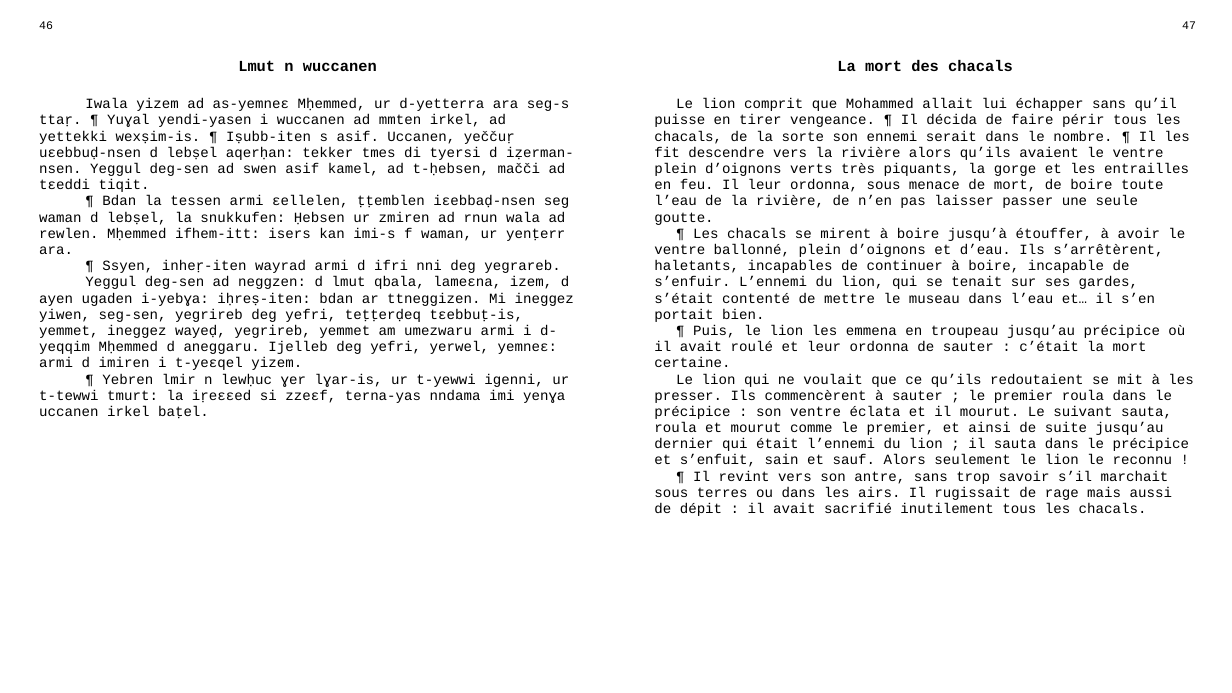
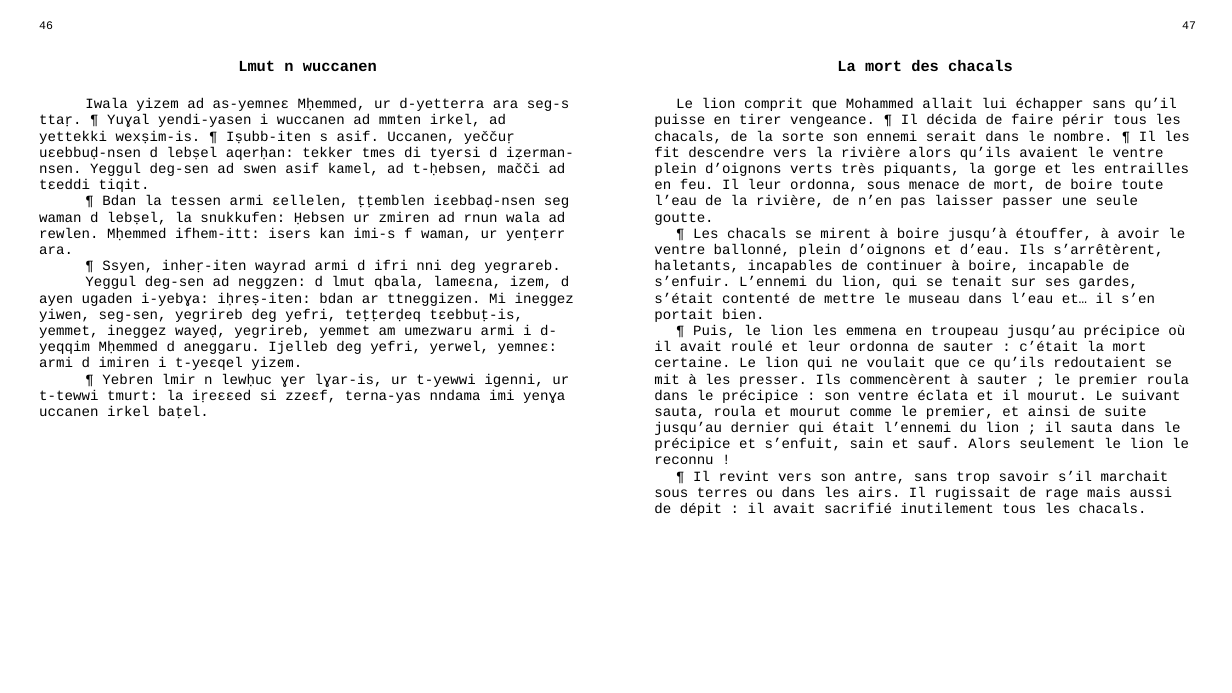
Before and after one commit to sferhah/tamacahut_n_wuccen, a slide deck: slide 17 of Uccen.ConsoleApp/uccen.pptx. Drawn at 1232x693 pixels with LibreOffice and Linux fonts; fonts in the diff are those of the drawing. Boxes give left, top, right and bottom in pixels: in the first picture for what was removed or moved away, otherwise in the second. Text is boxed around its words. In the diff, an @@ line names an element or a change of style, - is before the commit and + after.

```diff
--- a/Uccen.ConsoleApp/uccen.pptx
+++ b/Uccen.ConsoleApp/uccen.pptx
@@ table at box(30, 15, 1205, 668) @@
-row 3, column 3: Le lion comprit que Mohammed allait lui échapper sans qu’il puisse en tirer vengeance. ¶ Il décida de faire périr tous les chacals, de la sorte son ennemi serait dans le nombre. ¶ Il les fit descendre vers la rivière alors qu’ils avaient le ventre plein d’oignons verts très piquants, la gorge et les entrailles en feu. Il leur ordonna, sous menace de mort, de boire toute l’eau de la rivière, de n’en pas laisser passer une seule goutte. / ¶ Les chacals se mirent à boire jusqu’à étouffer, à avoir le ventre ballonné, plein d’oignons et d’eau. Ils s’arrêtèrent, haletants, incapables de continuer à boire, incapable de s’enfuir. L’ennemi du lion, qui se tenait sur ses gardes, s’était contenté de mettre le museau dans l’eau et… il s’en portait bien. / ¶ Puis, le lion les emmena en troupeau jusqu’au précipice où il avait roulé et leur ordonna de sauter : c’était la mort certaine. / Le lion qui ne voulait que ce qu’ils redoutaient se mit à les presser. Ils commencèrent à sauter ; le premier roula dans le précipice : son ventre éclata et il mourut. Le suivant sauta, roula et mourut comme le premier, et ainsi de suite jusqu’au dernier qui était l’ennemi du lion ; il sauta dans le précipice et s’enfuit, sain et sauf. Alors seulement le lion le reconnu ! / ¶ Il revint vers son antre, sans trop savoir s’il marchait sous terres ou dans les airs. Il rugissait de rage mais aussi de dépit : il avait sacrifié inutilement tous les chacals.
+row 3, column 3: Le lion comprit que Mohammed allait lui échapper sans qu’il puisse en tirer vengeance. ¶ Il décida de faire périr tous les chacals, de la sorte son ennemi serait dans le nombre. ¶ Il les fit descendre vers la rivière alors qu’ils avaient le ventre plein d’oignons verts très piquants, la gorge et les entrailles en feu. Il leur ordonna, sous menace de mort, de boire toute l’eau de la rivière, de n’en pas laisser passer une seule goutte. / ¶ Les chacals se mirent à boire jusqu’à étouffer, à avoir le ventre ballonné, plein d’oignons et d’eau. Ils s’arrêtèrent, haletants, incapables de continuer à boire, incapable de s’enfuir. L’ennemi du lion, qui se tenait sur ses gardes, s’était contenté de mettre le museau dans l’eau et… il s’en portait bien. / ¶ Puis, le lion les emmena en troupeau jusqu’au précipice où il avait roulé et leur ordonna de sauter : c’était la mort certaine. Le lion qui ne voulait que ce qu’ils redoutaient se mit à les presser. Ils commencèrent à sauter ; le premier roula dans le précipice : son ventre éclata et il mourut. Le suivant sauta, roula et mourut comme le premier, et ainsi de suite jusqu’au dernier qui était l’ennemi du lion ; il sauta dans le précipice et s’enfuit, sain et sauf. Alors seulement le lion le reconnu ! / ¶ Il revint vers son antre, sans trop savoir s’il marchait sous terres ou dans les airs. Il rugissait de rage mais aussi de dépit : il avait sacrifié inutilement tous les chacals.
```
Also in this commit, not shown: 3 other slides changed, 1 other file.
